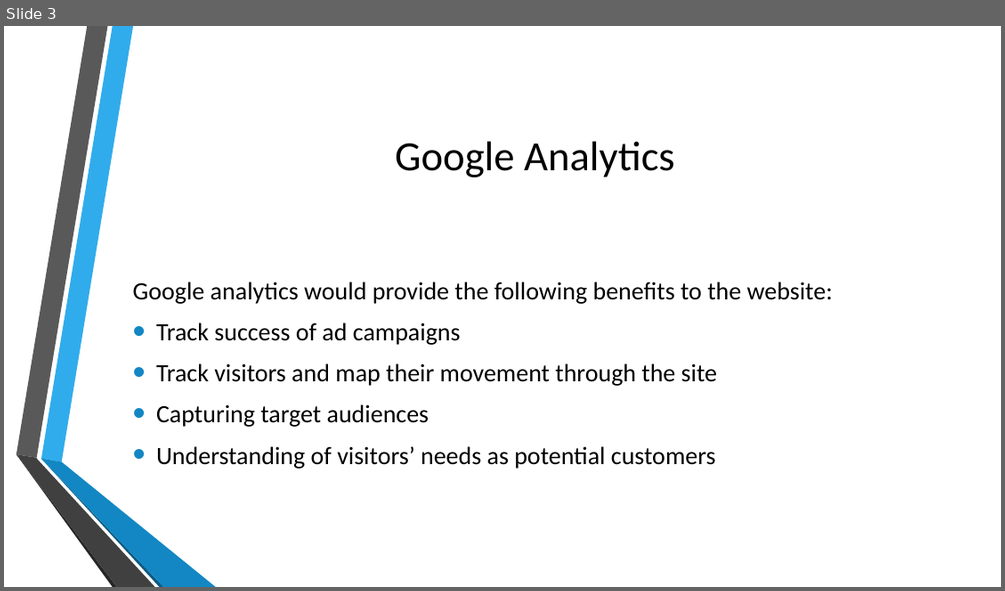
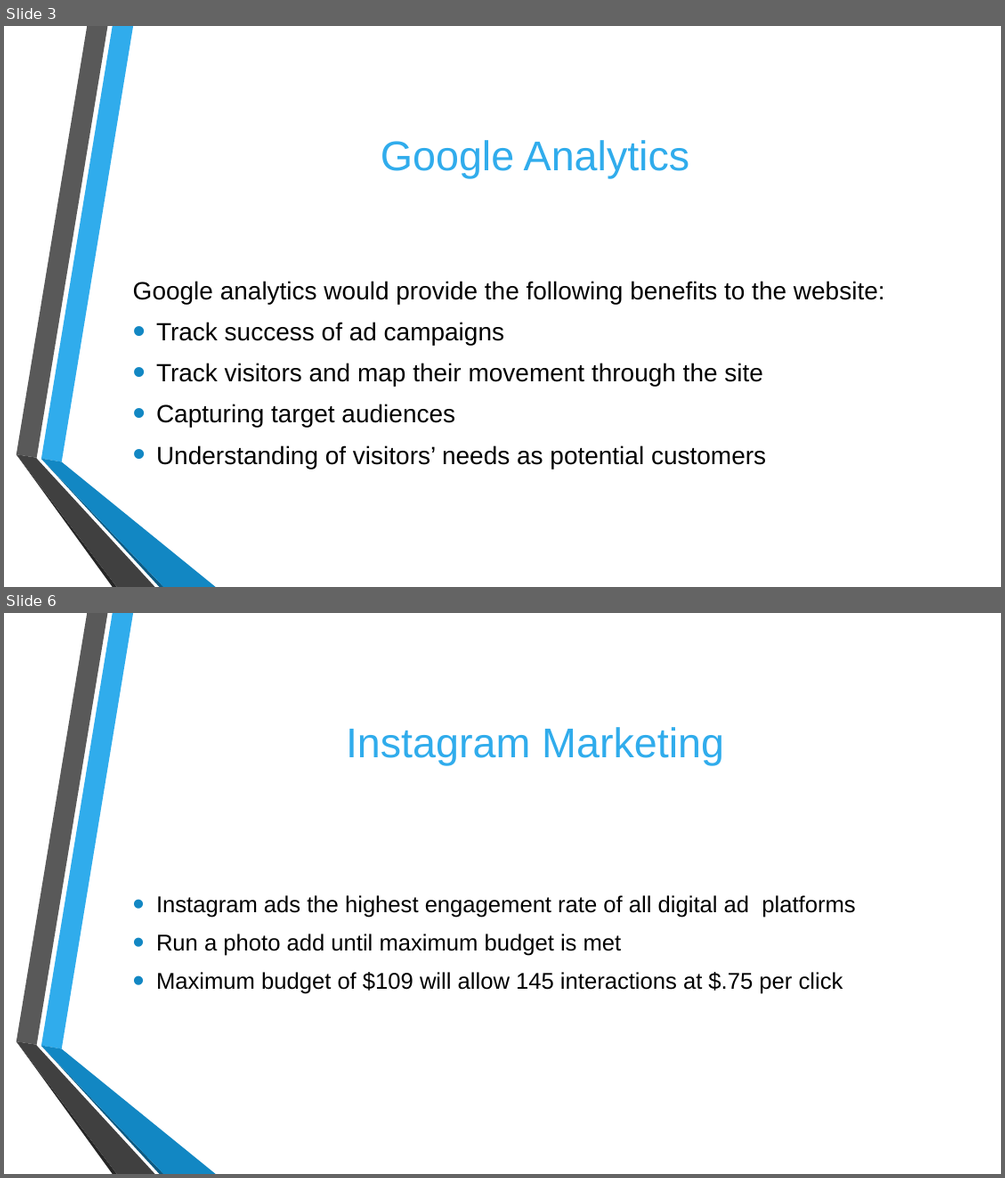
Before and after one commit to usmcamgrimm/WDD229-Advanced-Web-Design, a slide deck: Final/BevsBakeryFinal.pptx. Shown one above the other, each under a label of ours: slide 3 before the commit, slides 3 and 6 after it; the slides between them are not shown. The pictures are 1005x591 and 1005x1178 pixels, drawn with LibreOffice and Linux fonts; fonts in the diff are those of the drawing; background and template pictures are left out. Boxes give left, top, right and bottom in pixels: in the first picture for what was removed or moved away, otherwise in the second. Text is boxed around its words. In the diff, an @@ line names an element or a change of style, - is before the commit and + after.

```diff
--- a/Final/BevsBakeryFinal.pptx
+++ b/Final/BevsBakeryFinal.pptx
@@ slide 6 added at <box>4,613,1001,1174</box>, background picture (left out); not listed: 6 template elements that a slide beside it also shows @@
@@ title added at <box>346,727,724,765</box>, 40 pt, text #30ACEC @@
+Instagram Marketing
@@ text added at <box>156,895,855,994</box>, 22 pt, text #000000 @@
+• Instagram ads the highest engagement rate of all digital ad platforms
+• Run a photo add until maximum budget is met
+• Maximum budget of $109 will allow 145 interactions at $.75 per click
@@ slide 3 changed as well @@
@@ title "Google Analytics" at <box>380,140,690,178</box>: font Calibri to Arial, text colour #000000 to #30ACEC @@
@@ text "Google analytics would provide the ..." at <box>133,281,885,468</box>: font Calibri to Arial @@
```
Also in this commit, not shown: 2 other slides changed, 4 other slides added, 5 other files.
